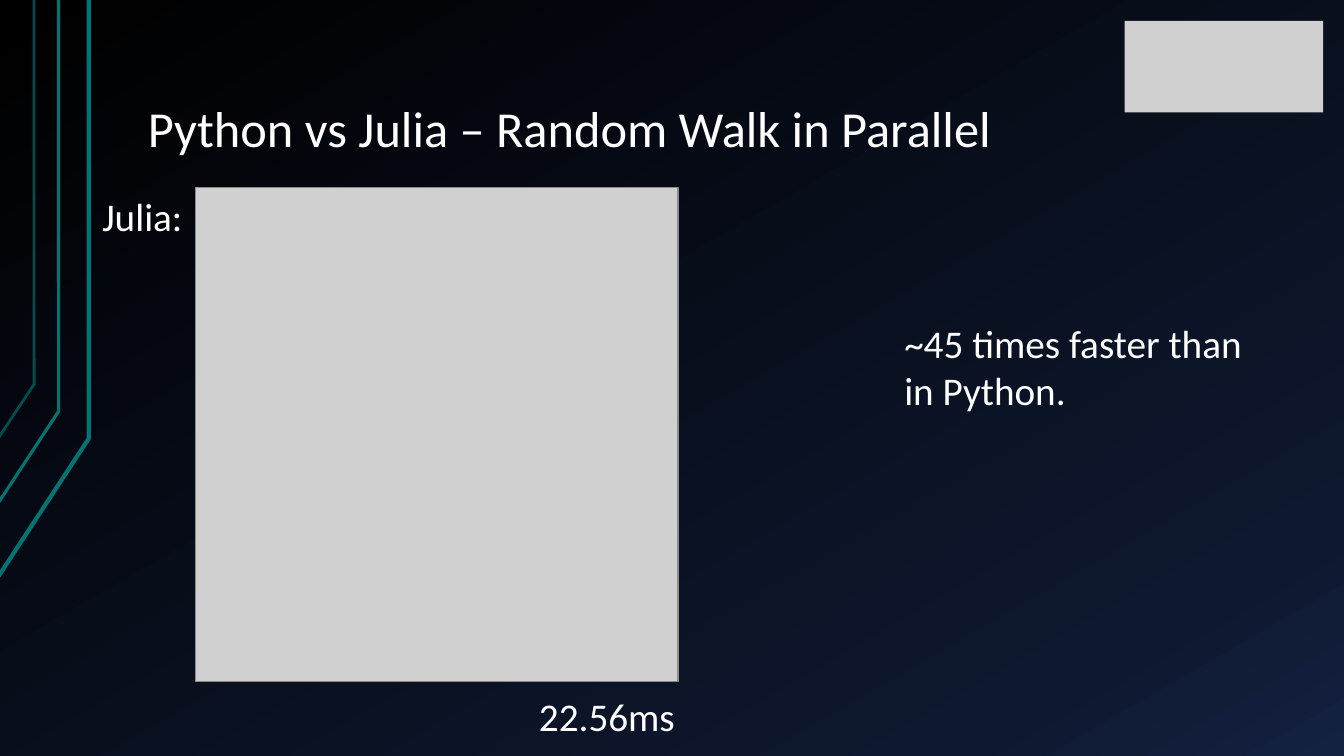
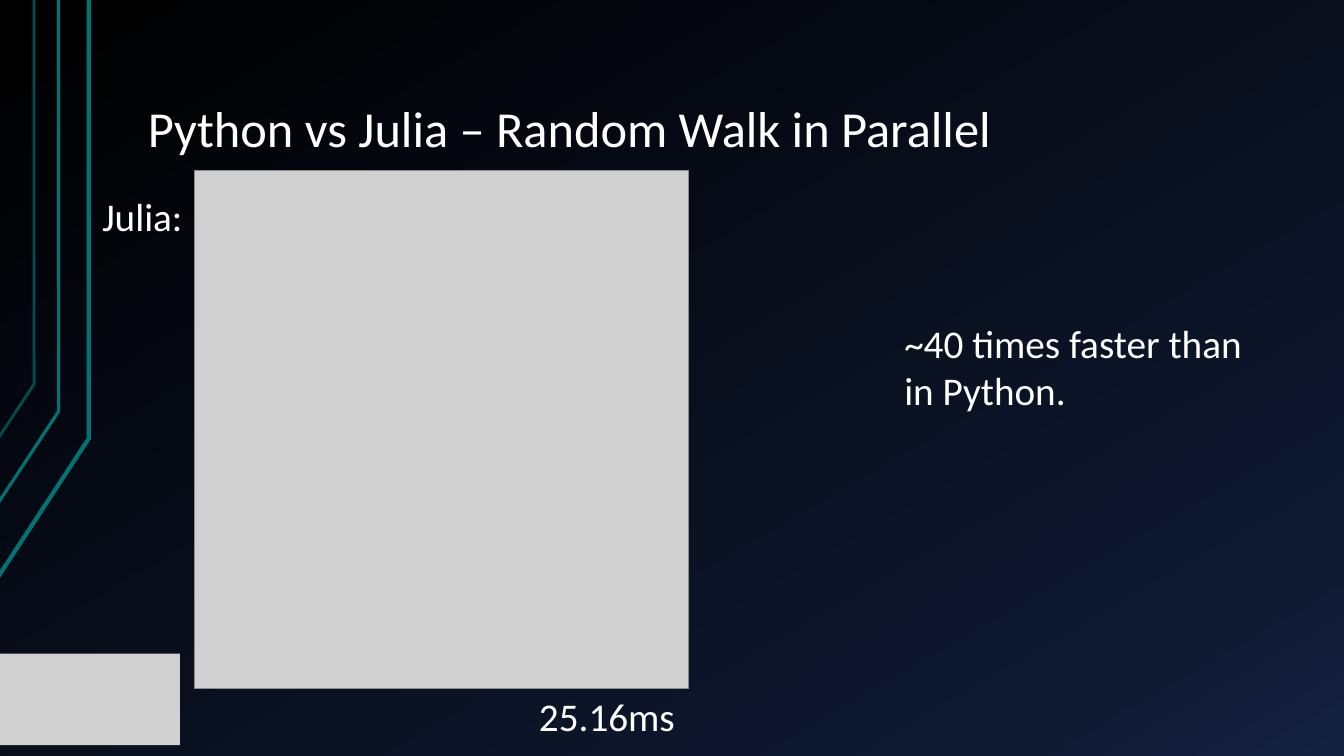
Before and after one commit to JamieMair/intro-to-julia-talk, a slide deck: slide 14 of Introduction to Julia.pptx (slide 8 before the commit). Drawn at 1344x756 pixels with LibreOffice and Linux fonts; fonts in the diff are those of the drawing; grey boxes stand for pictures. Boxes give left, top, right and bottom in pixels: in the first picture for what was removed or moved away, otherwise in the second. Text is boxed around its words. In the diff, an @@ line names an element or a change of style, - is before the commit and + after.

```diff
--- a/Introduction to Julia.pptx
+++ b/Introduction to Julia.pptx
@@ picture removed at (x1=1124, y1=21, x2=1323, y2=113) @@
@@ picture resized from (x1=196, y1=188, x2=678, y2=682) to (x1=195, y1=170, x2=689, y2=689) @@
@@ text at (x1=904, y1=330, x2=1242, y2=412): text changed @@
-~45 times faster than in Python.
+~40 times faster than in Python.
@@ picture added at (x1=0, y1=653, x2=180, y2=745) @@
@@ text at (x1=539, y1=704, x2=675, y2=732): text changed @@
-22.56ms
+25.16ms
```
Also in this commit, not shown: 2 other slides changed, 6 slides added, 1 slide removed.
